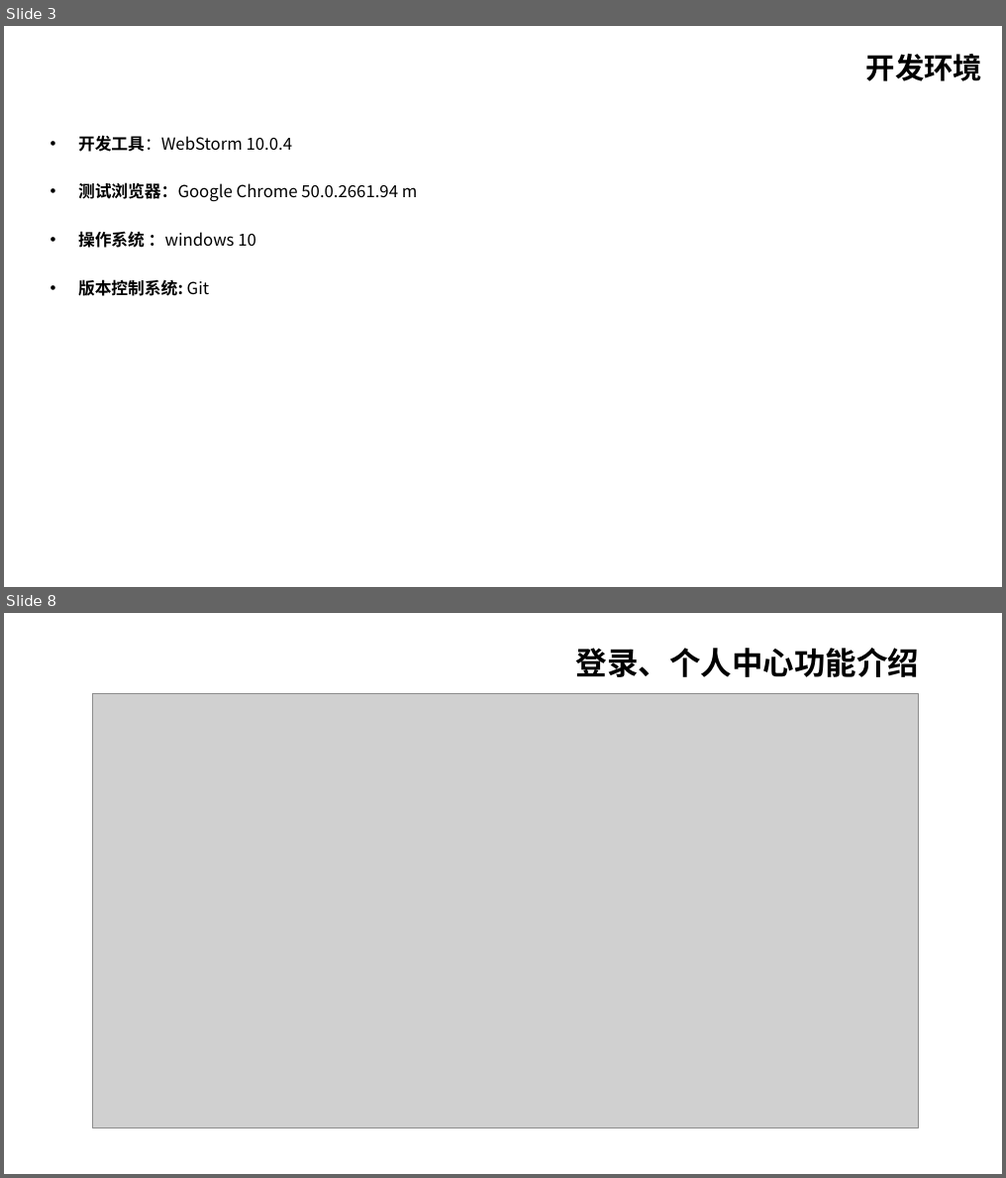
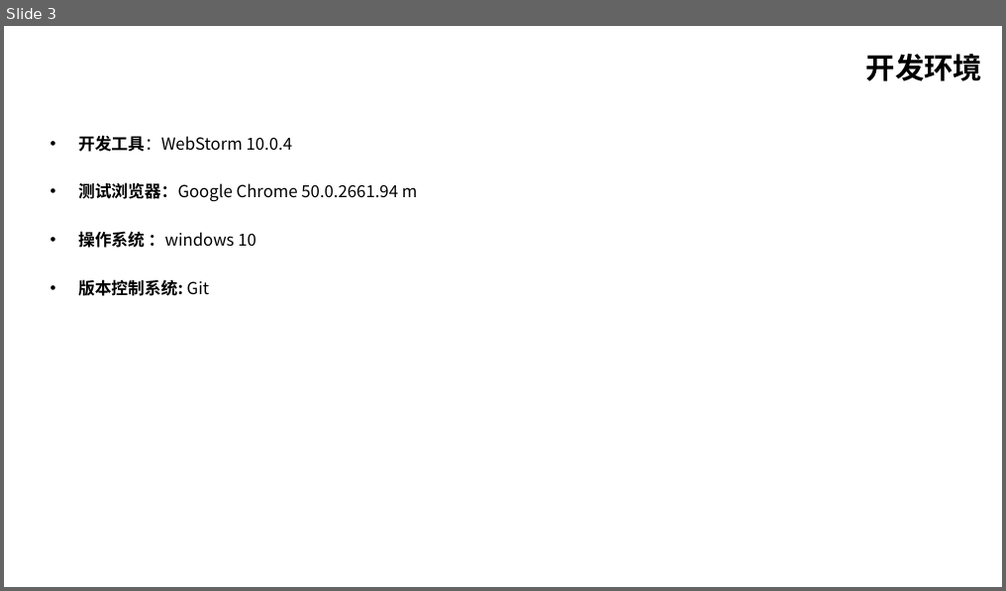
Before and after one commit to huiyaoren/CYMOOC, a slide deck: doc/传一在线教育网站.ppt. Shown one above the other, each under a label of ours: slides 3 and 8 before the commit, slide 3 after it; the slides between them are not shown. The pictures are 1006x1178 and 1006x591 pixels, drawn with LibreOffice and Linux fonts; fonts in the diff are those of the drawing; grey boxes stand for pictures. Boxes give left, top, right and bottom in pixels: in the first picture for what was removed or moved away, otherwise in the second. Text is boxed around its words. In the diff, an @@ line names an element or a change of style, - is before the commit and + after.

```diff
--- a/doc/传一在线教育网站.ppt
+++ b/doc/传一在线教育网站.ppt
@@ slide 8 removed at (4,613,1002,1174), background #FFFFFF @@
@@ title removed at (576,648,919,677) @@
-登录、个人中心功能介绍
@@ picture removed at (93,694,919,1129) @@
```
Also in this commit, not shown: 7 slides changed, 8 slides added, 8 other slides removed, 1 other file.
